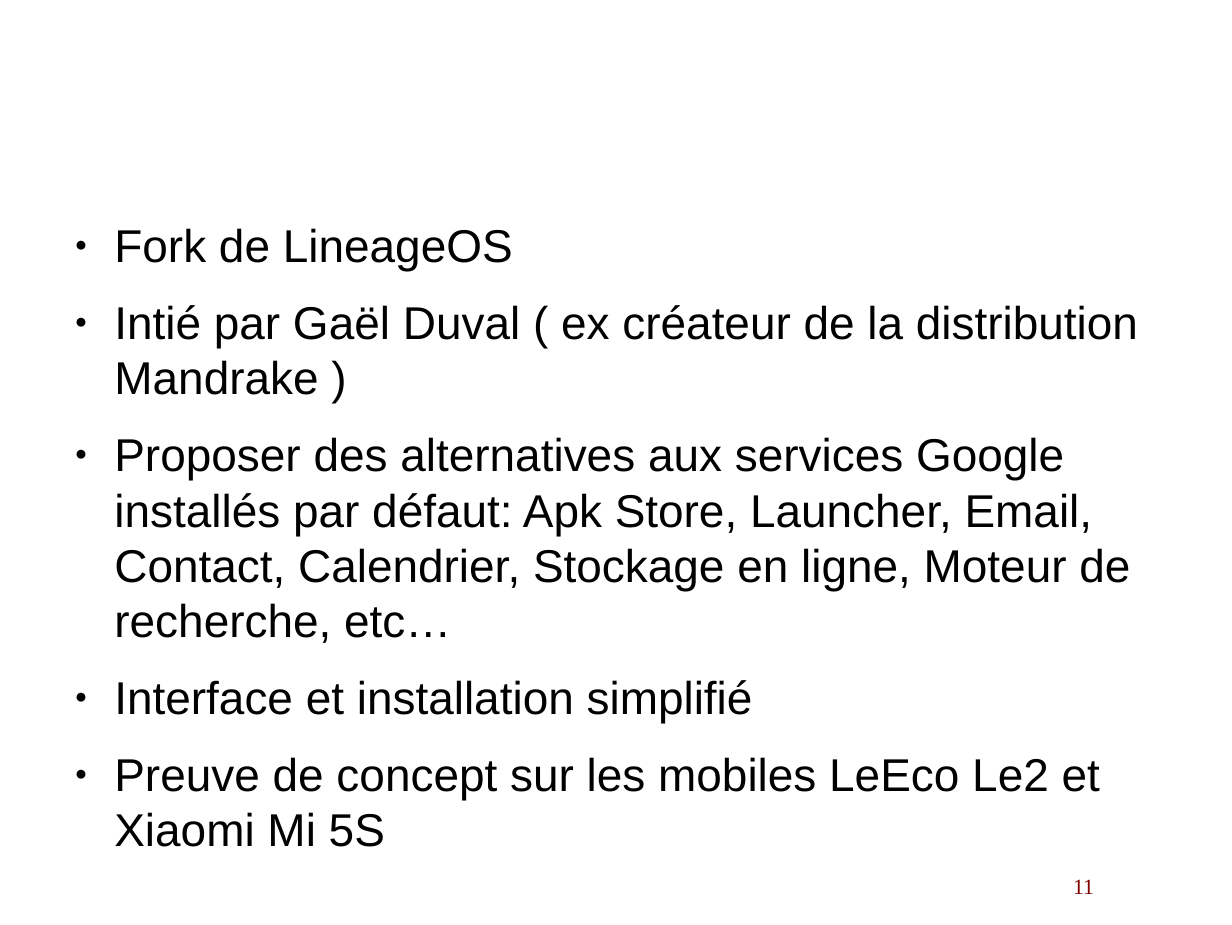
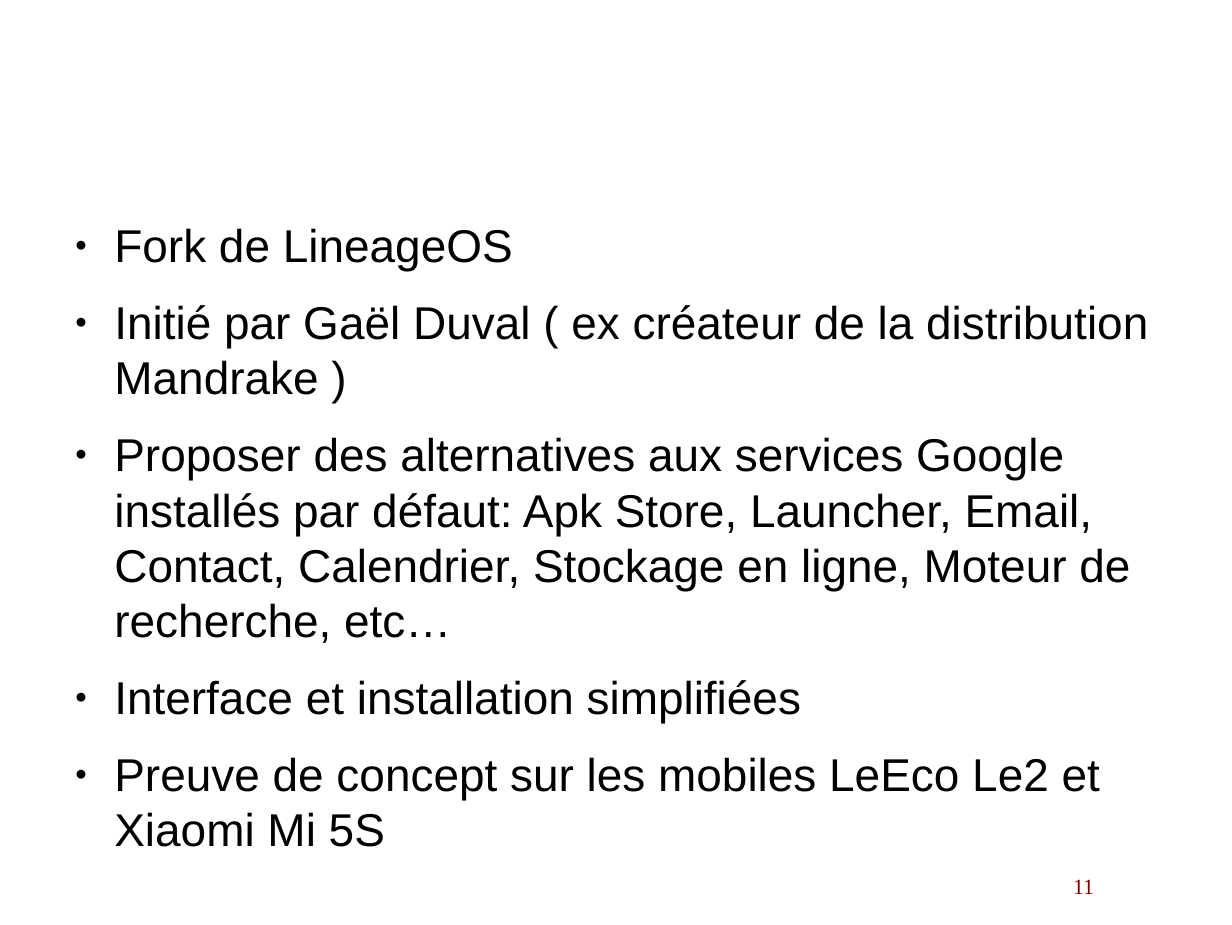
Before and after one commit to lduboeuf/ut-helloworld-py, a slide deck: slide 11 of osmobiles.odp. Drawn at 1232x925 pixels with LibreOffice and Linux fonts; fonts in the diff are those of the drawing; background and template pictures are left out. Boxes give left, top, right and bottom in pixels: in the first picture for what was removed or moved away, otherwise in the second. Text is boxed around its words. In the diff, an @@ line names an element or a change of style, - is before the commit and + after.

```diff
--- a/osmobiles.odp
+++ b/osmobiles.odp
@@ text at (x1=114, y1=305, x2=1148, y2=395): text changed @@
-● Intié par Gaël Duval ( ex créateur de la distribution Mandrake )
+● Initié par Gaël Duval ( ex créateur de la distribution Mandrake )
@@ text at (x1=114, y1=680, x2=801, y2=723): text changed @@
-● Interface et installation simplifié
+● Interface et installation simplifiées
```
Also in this commit, not shown: 6 other slides changed.
